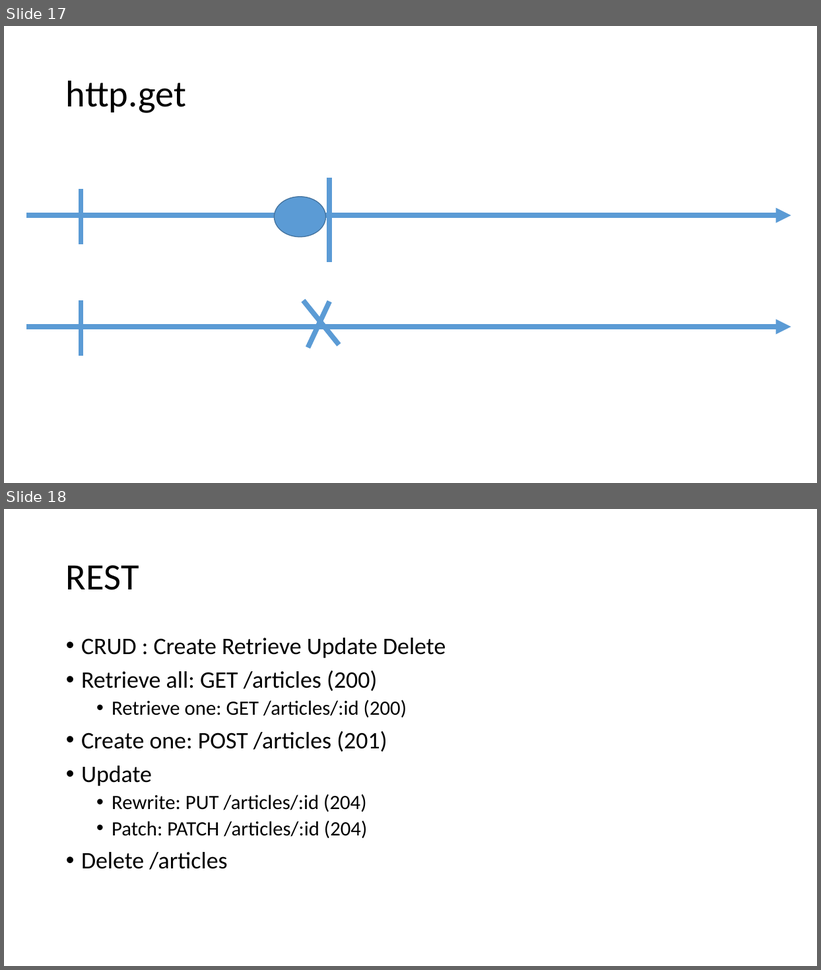
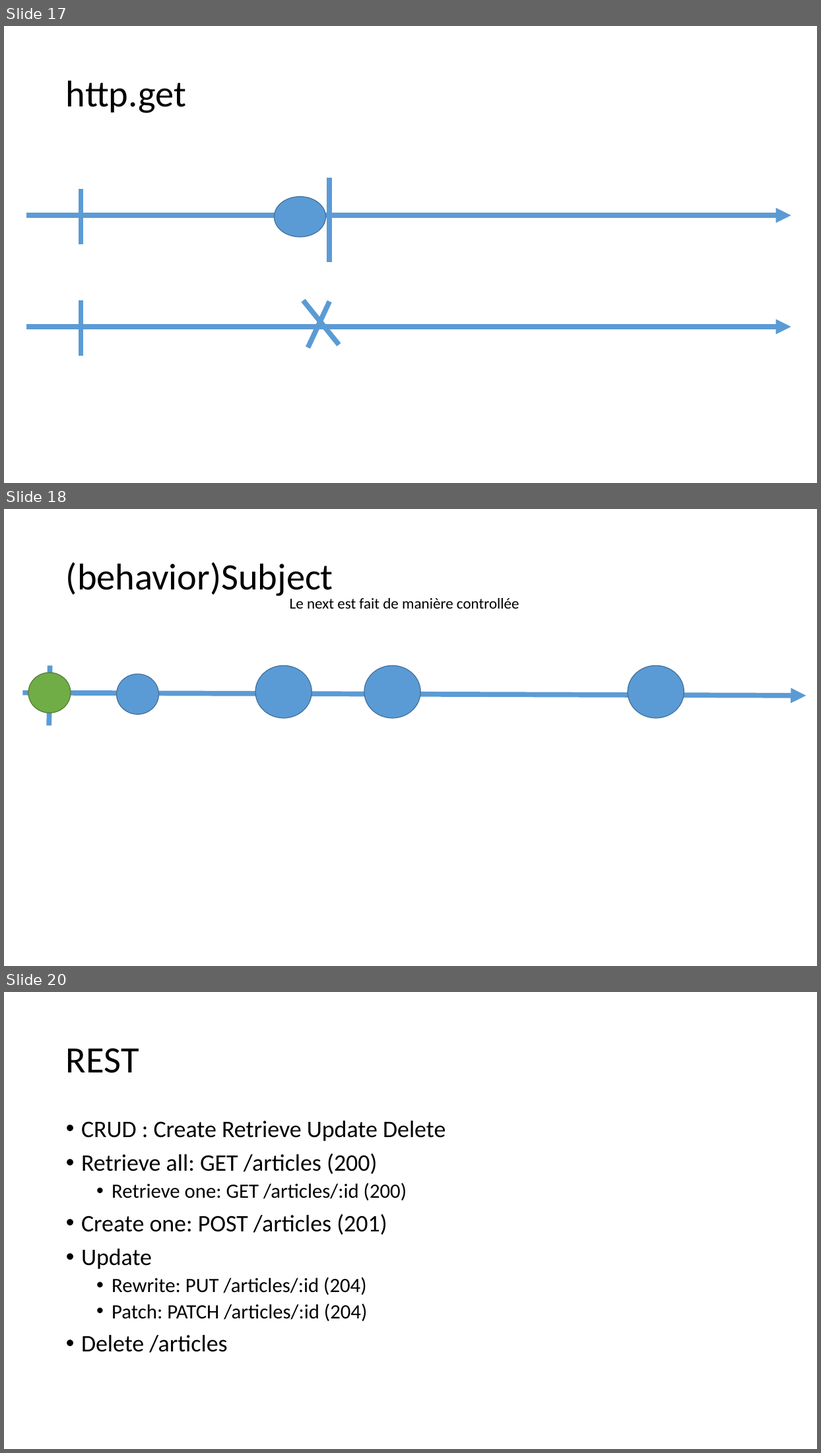
Before and after one commit to jlg-formation/agu-sept-2021, a slide deck: Notes de formation AGU.pptx. Shown one above the other, each under a label of ours: slides 17 and 18 before the commit, slides 17, 18 and 20 after it; the slides between them are not shown. The pictures are 821x970 and 821x1453 pixels, drawn with LibreOffice and Linux fonts; fonts in the diff are those of the drawing. Boxes give left, top, right and bottom in pixels: in the first picture for what was removed or moved away, otherwise in the second. Text is boxed around its words. In the diff, an @@ line names an element or a change of style, - is before the commit and + after.

```diff
--- a/Notes de formation AGU.pptx
+++ b/Notes de formation AGU.pptx
@@ slide 18 added at bbox=[4, 509, 817, 966], background #FFFFFF @@
@@ title added at bbox=[66, 562, 333, 596], 44 pt, text #000000 @@
+(behavior)Subject
@@ text added at bbox=[290, 598, 519, 609], 18 pt, text #000000 @@
+Le next est fait de manière controllée
@@ line added from (50, 666) to (49, 725), #5B9BD5 6 pt @@
@@ ellipse added at bbox=[255, 666, 312, 718], fill #5B9BD5, outline #43739E 1 pt @@
@@ ellipse added at bbox=[364, 666, 420, 718], fill #5B9BD5, outline #43739E 1 pt @@
@@ ellipse added at bbox=[628, 666, 684, 718], fill #5B9BD5, outline #43739E 1 pt @@
@@ ellipse added at bbox=[28, 673, 71, 713], fill #70AD47, outline #538035 1 pt @@
@@ ellipse added at bbox=[117, 674, 159, 714], fill #5B9BD5, outline #43739E 1 pt @@
@@ arrow added from (23, 693) to (806, 696), #5B9BD5 6 pt @@
@@ what was slide 18 is now slide 20 @@
```
Also in this commit, not shown: 1 slide changed, 1 other slide added.
